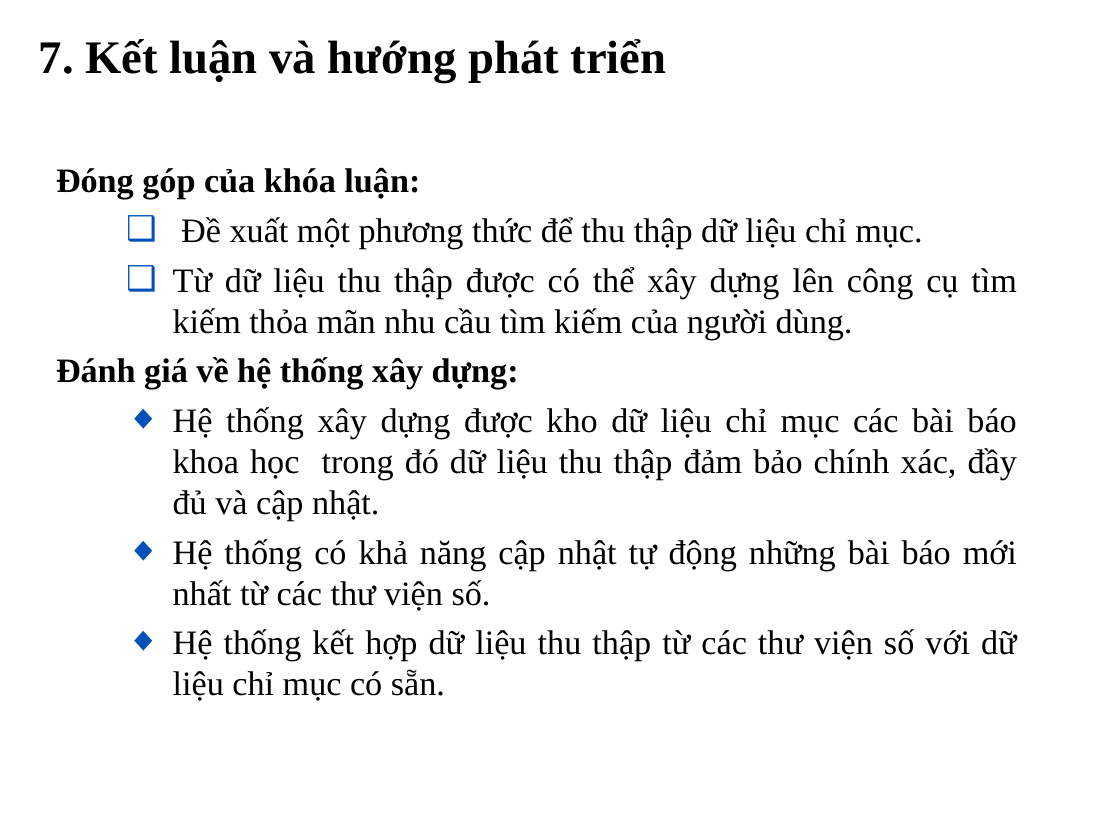
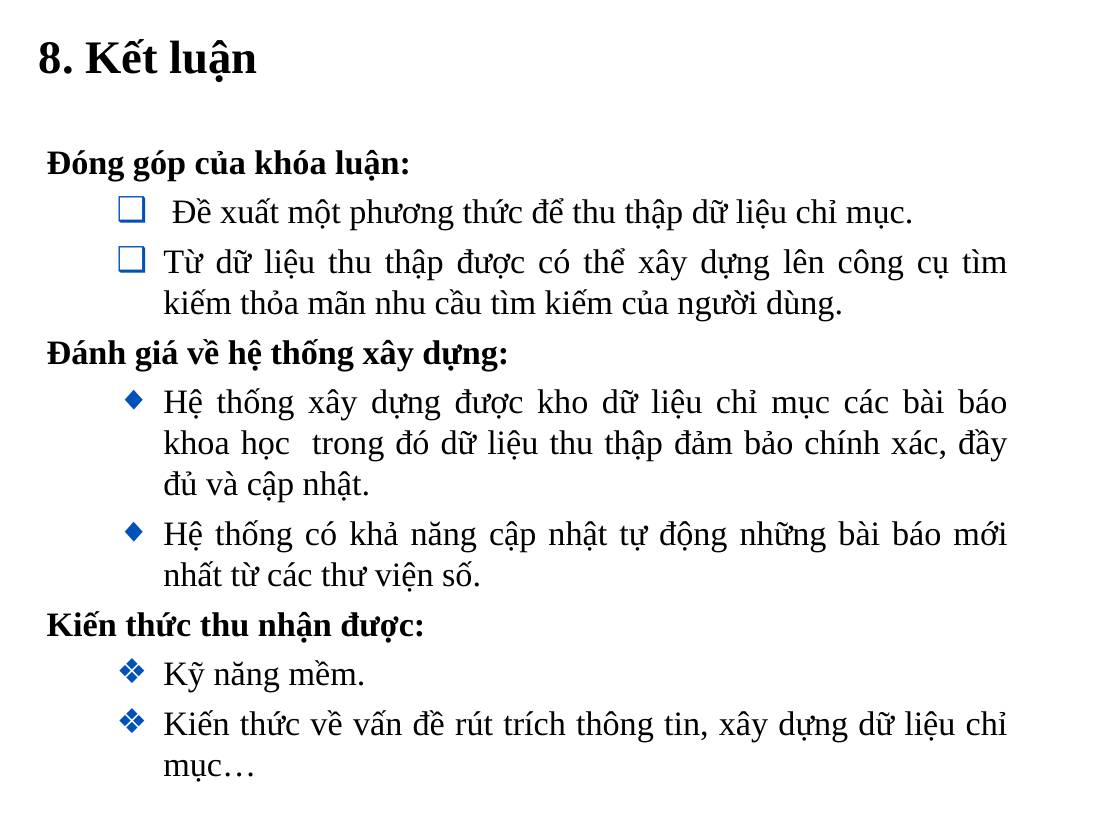
Before and after one commit to tiendv/detaitotnghiep, a slide deck: slide 13 of Report/Slide Baove/Final_slide.ppt (slide 12 before the commit). Drawn at 1120x840 pixels with LibreOffice and Linux fonts; fonts in the diff are those of the drawing; background and template pictures are left out. Boxes give left, top, right and bottom in pixels: in the first picture for what was removed or moved away, otherwise in the second. Text is boxed around its words. In the diff, an @@ line names an element or a change of style, - is before the commit and + after.

```diff
--- a/Report/Slide Baove/Final_slide.ppt
+++ b/Report/Slide Baove/Final_slide.ppt
@@ title at (x1=39, y1=39, x2=257, y2=82): text changed @@
-7. Kết luận và hướng phát triển
+8. Kết luận
@@ text "Đóng góp của khóa luận:" moved from (x1=56, y1=168, x2=1017, y2=701) to (x1=47, y1=150, x2=1008, y2=782) @@
@@ text at (x1=47, y1=611, x2=1008, y2=782): text changed @@
-  ◆ Hệ thống kết hợp dữ liệu thu thập từ các thư viện số với dữ liệu chỉ mục có sẵn.
+Kiến thức thu nhận được:
+  ❖ Kỹ năng mềm.
+  ❖ Kiến thức về vấn đề rút trích thông tin, xây dựng dữ liệu chỉ mục…
```
Also in this commit, not shown: 11 other slides changed, 1 slide added.
